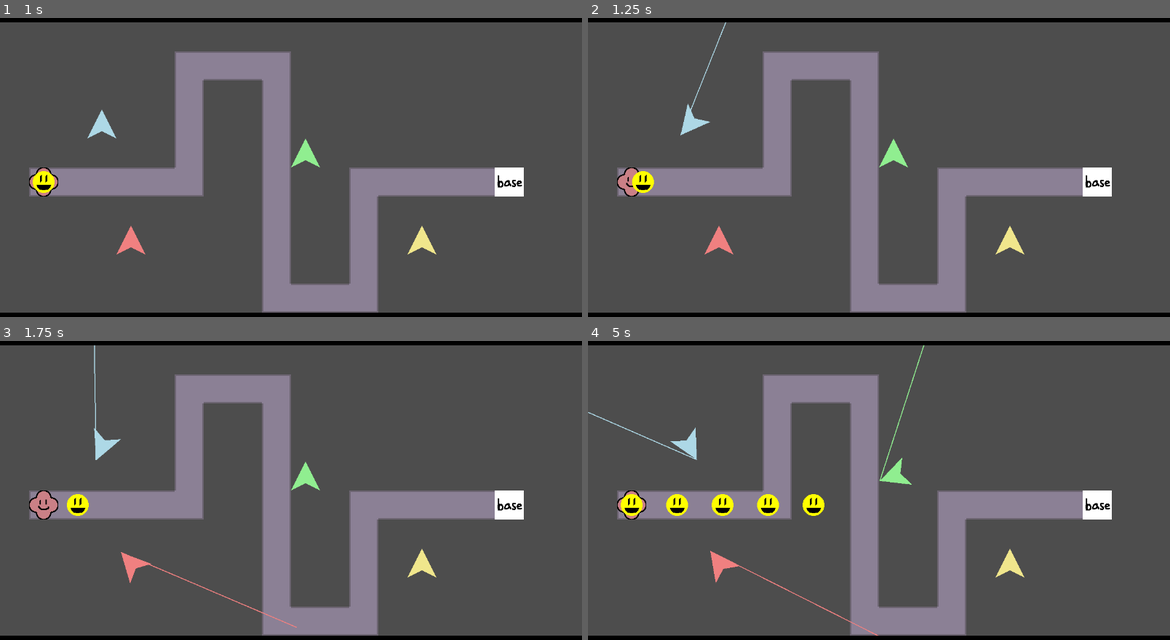
Above: before the commit, frames 1-4 (two rows, left to right).
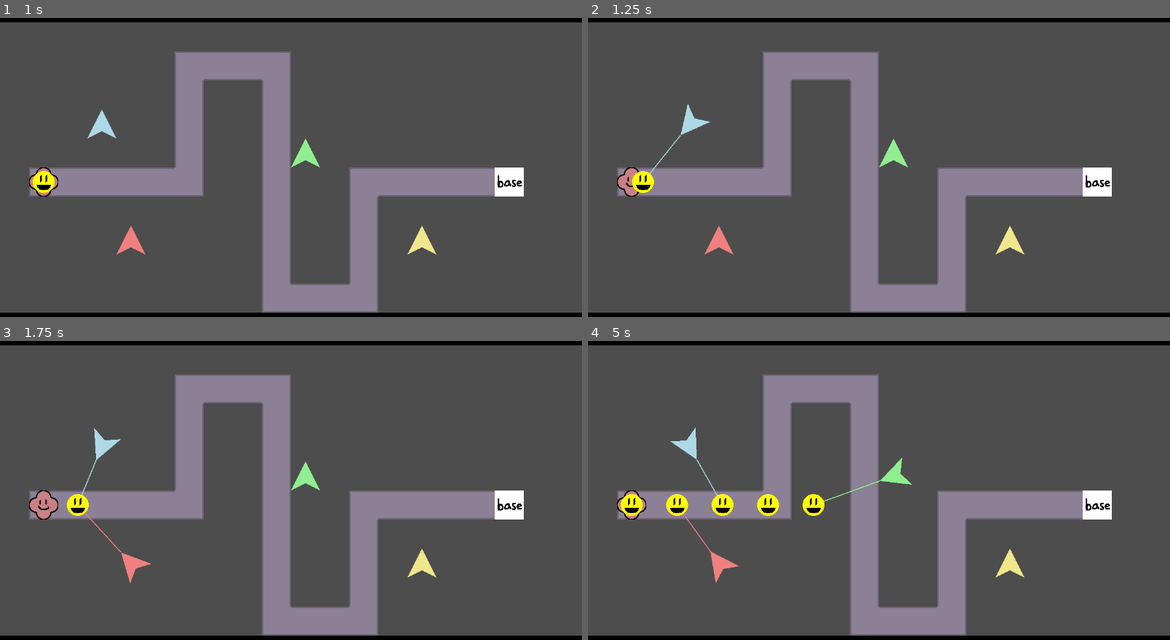
Above: after the commit, the same moments.

Repository: ladybunne/gmtk-game-jam-2024
Game: Godot game, scene res://MainScene.tscn
The game is run twice, just before and just after one commit, with the same random seed, the same clock (stepped at 60 frames per second) and the same inputs.
Inputs:
- Up to frame 1 (1 s): tap Enter at 0.5 s
- Up to frame 2 (1.25 s): no input
- Up to frame 3 (1.75 s): no input
- Up to frame 4 (5 s): no input

Frame 1 is identical in both runs. In frame 2, 0.1% of the frame differs, in the area x 10-24%, y 1-53%; in frame 3, 0.2%; in frame 4, 0.4%, in the area x 0-58%, y 1-99%.

Commit message:
Update Tower.gd
tower aiming fix

Diff:
--- a/GameThings/Tower.gd
+++ b/GameThings/Tower.gd
@@ -35,7 +35,7 @@
 
 func _draw() -> void:
 	if target != null:
-		draw_line(firing_point.position, target.position, polygon.color, 2)
+		draw_line(firing_point.position,to_local(target.position), polygon.color, 2)
 
 func recolor():
 	match targeting_mode:
